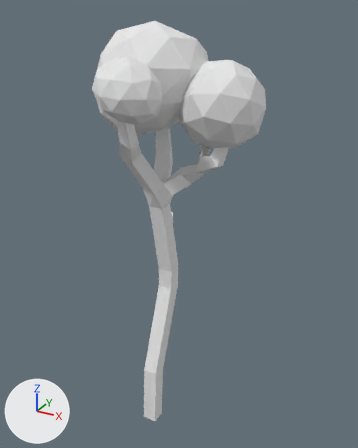
Before and after pictures for a commit that changed the FBX model Examen Game GMD4A/Assets/Art/Models/Environment/Prairie/PrairieTree(1).fbx.
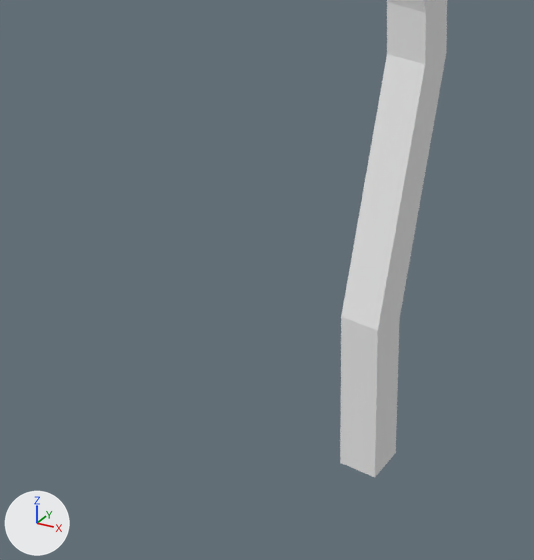
Each version is shown whole from a 50 mm lens placed at (4.51, -7.0, 8.19), pointed at (0.25, 0.73, 4.33), then close up on the part from 10% to 58% of the width and 60% to 100% of the height. Lighting does not change. The marker at lower left points along +X, +Y and +Z. Where no turn or scale is listed for an object, it has been applied to the vertices.

Names of what the first close-up shows: 'PrairieTree(1)'.
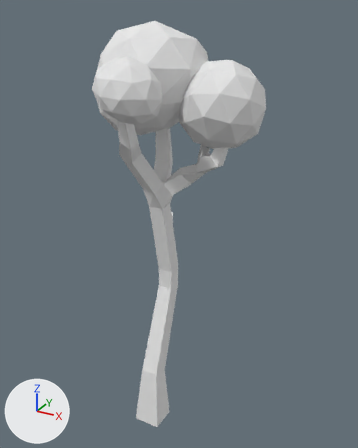
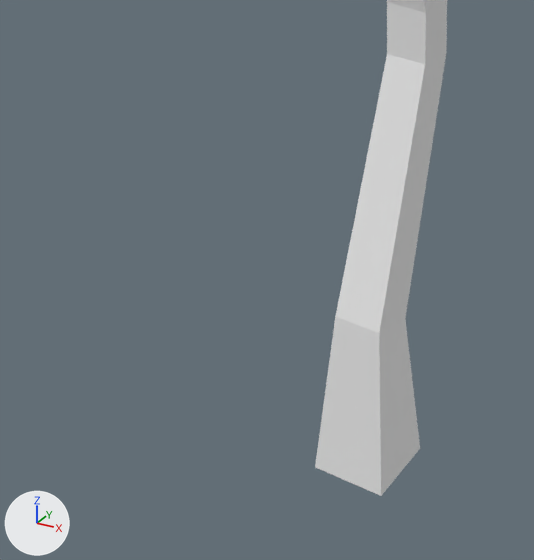
Location of each change, [x1, y1, x2, y2] in pixels of the close-ups (534 x 560 px; the box of a moved part takes in the faces that stretch with it):
'PrairieTree(1)', reshaped: before [340, 0, 447, 477]; after [315, 0, 447, 496]
part 1 of me_cube_012, moved or reshaped: before [340, 63, 442, 477]; after [315, 63, 443, 496]

The change, as a list of edits to the scene's bpy script:
```text
Change me_cube_012:
    where me_cube_012.from_pydata(...)  # 214 vertices, 332 faces; spans x -1.53..1.86, y -1.14..2.14, z -0.03..7.97
    used by ob_prairietree_1; location = (0.0, 0.0, 0.0)
    me_cube_012 part 1
    me_cube_012.vertices[0].co: (-0.14, 0.14, -0.03) -> (-0.27, 0.27, -0.04)
    me_cube_012.vertices[1].co: (0.14, 0.14, -0.03) -> (0.27, 0.27, -0.04)  # pixel (395, 452) -> pixel (420, 448)
    me_cube_012.vertices[2].co: (0.14, -0.14, -0.01) -> (0.27, -0.27, 0.0)  # pixel (374, 477) -> pixel (381, 496)
    me_cube_012.vertices[3].co: (-0.14, -0.14, -0.01) -> (-0.27, -0.27, 0.0)  # pixel (340, 462) -> pixel (314, 467)
    me_cube_012.vertices[8].co: (-0.15, 0.21, 1.11) -> (-0.18, 0.24, 1.1)
    me_cube_012.vertices[9].co: (0.15, 0.21, 1.11) -> (0.18, 0.24, 1.1)  # pixel (399, 318) -> pixel (405, 318)
    me_cube_012.vertices[10].co: (0.14, -0.06, 1.21) -> (0.17, -0.09, 1.22)  # pixel (377, 330) -> pixel (379, 333)
    me_cube_012.vertices[11].co: (-0.14, -0.06, 1.21) -> (-0.17, -0.09, 1.22)  # pixel (341, 316) -> pixel (335, 316)
```
